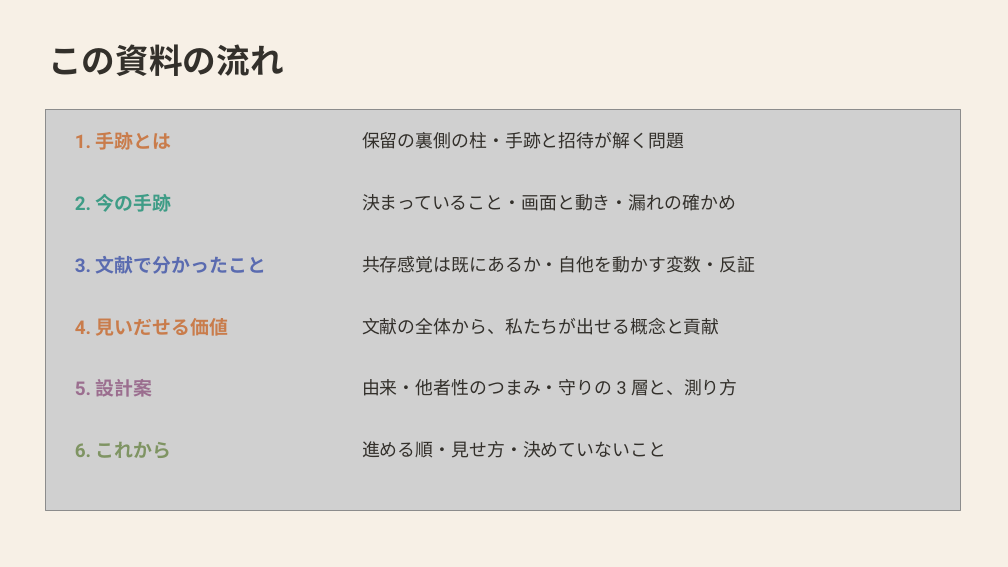
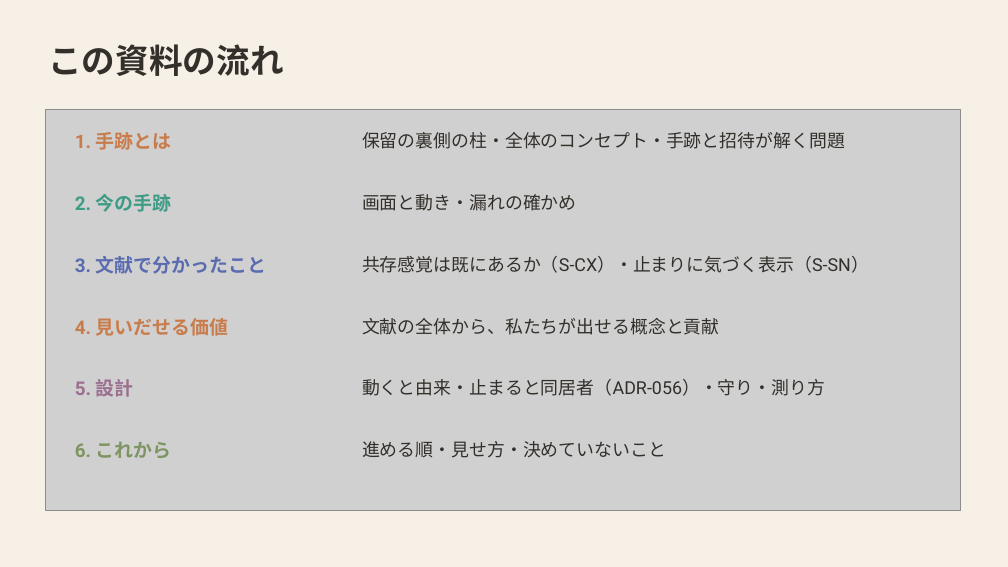
Before and after one commit to mikotomiura/GSE-prototype, a slide deck: slide 2 of docs/slides/project-overview/GSE_handmark_design.pptx. Drawn at 1008x567 pixels with LibreOffice and Linux fonts; fonts in the diff are those of the drawing; grey boxes stand for pictures. Boxes give left, top, right and bottom in pixels: in the first picture for what was removed or moved away, otherwise in the second. Text is boxed around its words. In the diff, an @@ line names an element or a change of style, - is before the commit and + after.

```diff
--- a/docs/slides/project-overview/GSE_handmark_design.pptx
+++ b/docs/slides/project-overview/GSE_handmark_design.pptx
@@ text at (362,132,845,149): text changed @@
-保留の裏側の柱・手跡と招待が解く問題
+保留の裏側の柱・全体のコンセプト・手跡と招待が解く問題
@@ text at (362,194,577,211): text changed @@
-決まっていること・画面と動き・漏れの確かめ
+画面と動き・漏れの確かめ
@@ text at (362,256,869,273): text changed @@
-共存感覚は既にあるか・自他を動かす変数・反証
+共存感覚は既にあるか（S-CX）・止まりに気づく表示（S-SN）
@@ text at (75,379,134,397): text changed @@
-5. 設計案
+5. 設計
@@ text at (362,379,825,396): text changed @@
-由来・他者性のつまみ・守りの 3 層と、測り方
+動くと由来・止まると同居者（ADR-056）・守り・測り方
```
Also in this commit, not shown: 14 other slides changed, 3 slides added, 12 other files.
